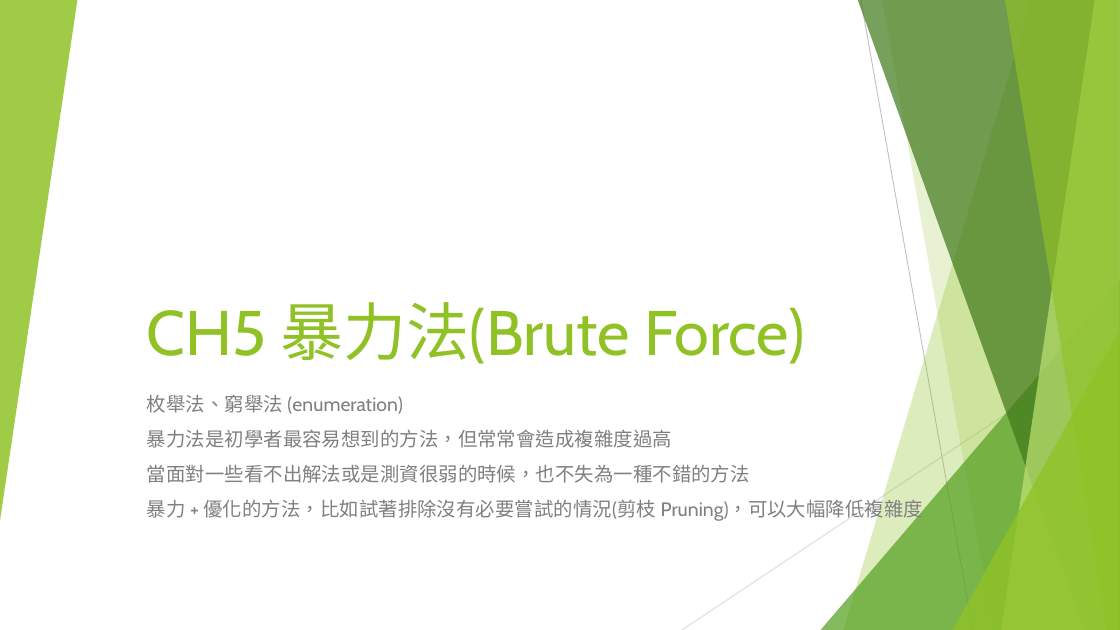
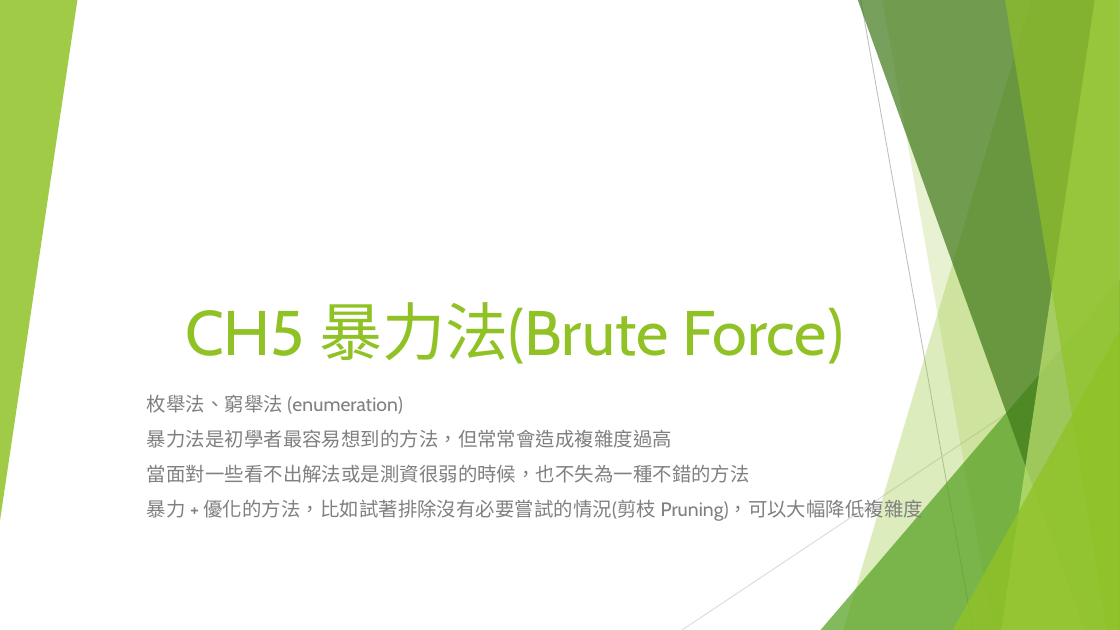
Before and after one commit to d823944/Python4Us, a slide deck: slide 1 of Slide_APCS/CH5 暴力法 (Brute Force).pptx. Drawn at 1120x630 pixels with LibreOffice and Linux fonts; fonts in the diff are those of the drawing. Boxes give left, top, right and bottom in pixels: in the first picture for what was removed or moved away, otherwise in the second. Text is boxed around its words. In the diff, an @@ line names an element or a change of style, - is before the commit and + after.

```diff
--- a/Slide_APCS/CH5 暴力法 (Brute Force).pptx
+++ b/Slide_APCS/CH5 暴力法 (Brute Force).pptx
@@ title "CH5 暴力法(Brute Force)" at bbox=[185, 302, 843, 364]: alignment left to right @@
```
Also in this commit, not shown: 1 other slide changed.
